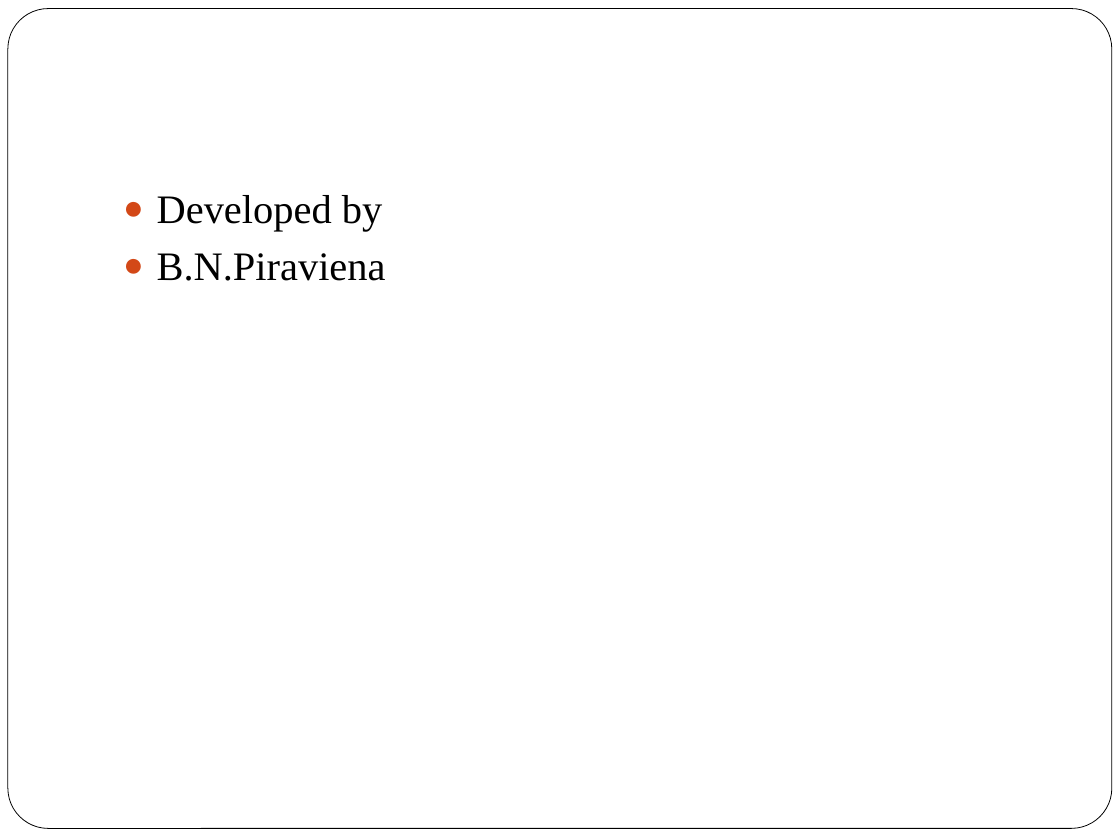
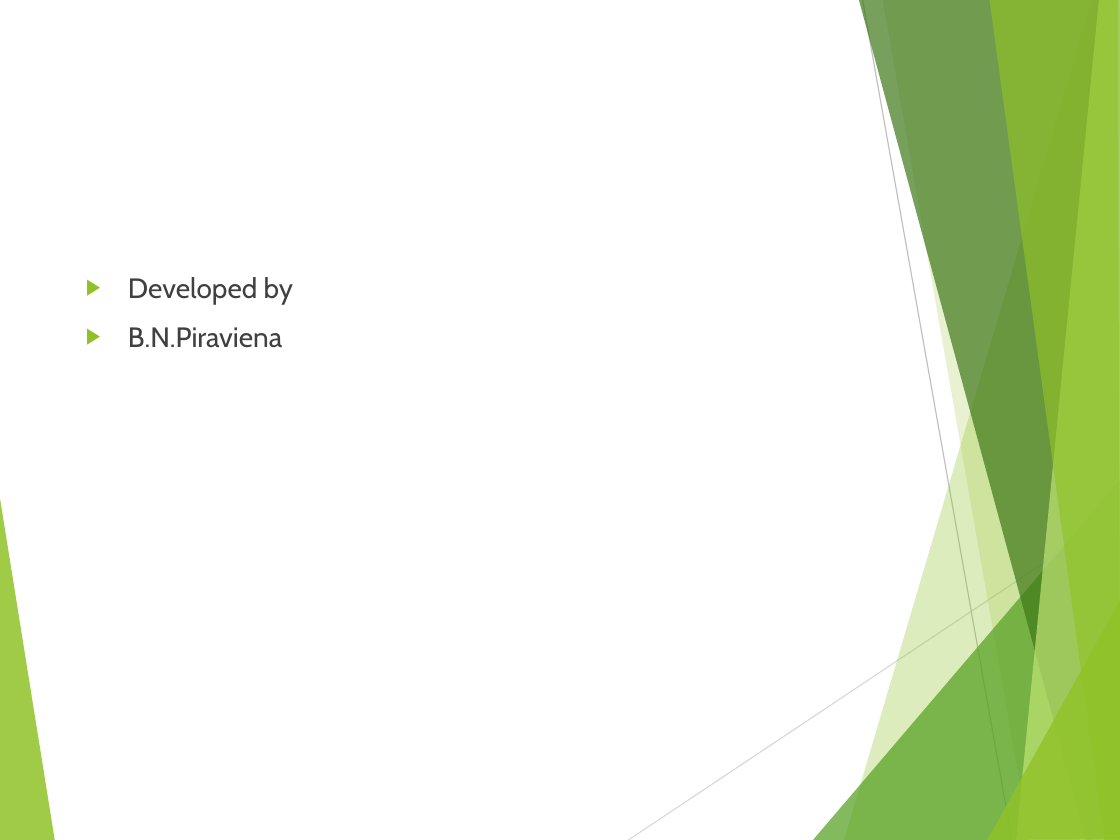
Before and after one commit to praveenaaaron/DS_DataSpark-Illuminating-Insights-for-Global-Electronics, a slide deck: slide 11 of DataSpark.pptx (slide 10 before the commit). Drawn at 1120x840 pixels with LibreOffice and Linux fonts; fonts in the diff are those of the drawing. Boxes give left, top, right and bottom in pixels: in the first picture for what was removed or moved away, otherwise in the second. Text is boxed around its words. In the diff, an @@ line names an element or a change of style, - is before the commit and + after.

```diff
--- a/DataSpark.pptx
+++ b/DataSpark.pptx
@@ rounded rectangle removed at <box>8,9,1112,829</box> @@
@@ text "Developed by": place and size @@
-text "Developed by" at <box>157,195,386,281</box>
+text "Developed by" at <box>128,277,293,348</box>
@@ text "Developed by" at <box>128,277,293,348</box>: size 26 to 18 pt, font Times New Roman to Cabin, text colour #000000 to #404040; bullet ● to ▶; more space between paragraphs; bullet colour #D34817 to #90C226 @@
@@ group added at <box>0,0,1120,840</box>: 8 freeform shapes, 2 lines @@
```
Also in this commit, not shown: 1 other slide changed, 9 slides added, 8 slides removed, 1 other file.
